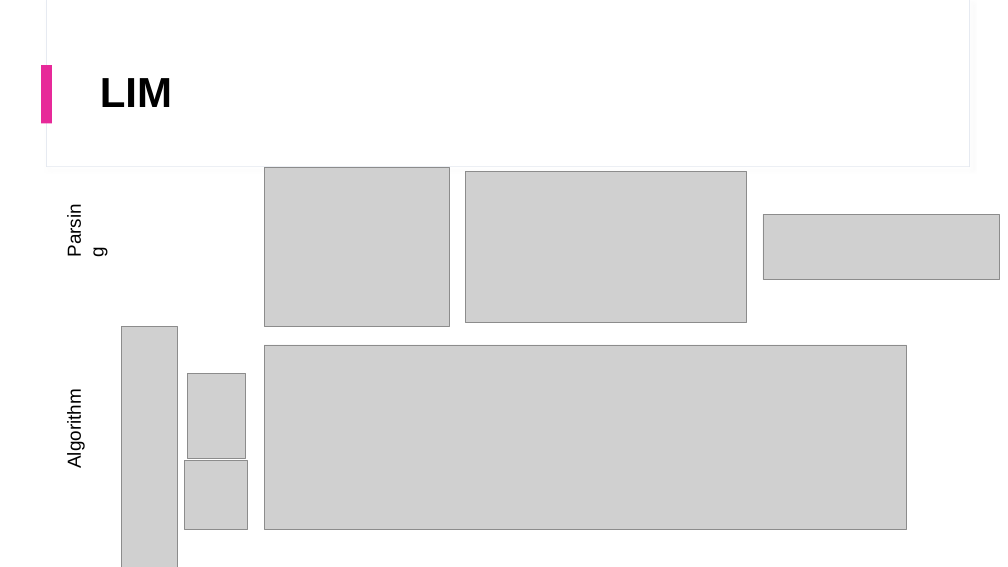
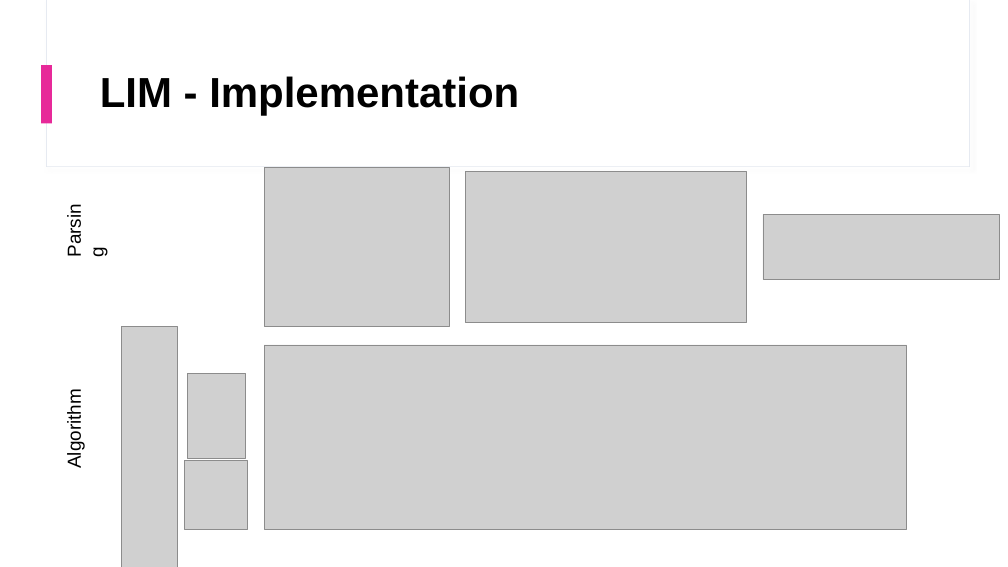
Before and after one commit to mguo5/ee537, a slide deck: slide 4 of HW3.pptx (slide 3 before the commit). Drawn at 1008x567 pixels with LibreOffice and Linux fonts; fonts in the diff are those of the drawing; grey boxes stand for pictures. Boxes give left, top, right and bottom in pixels: in the first picture for what was removed or moved away, otherwise in the second. Text is boxed around its words. In the diff, an @@ line names an element or a change of style, - is before the commit and + after.

Commit message:
jk now finished HW3.pptx

```diff
--- a/HW3.pptx
+++ b/HW3.pptx
@@ title at box(100, 76, 519, 116): text changed @@
-LIM
+LIM - Implementation
```
Also in this commit, not shown: 1 slide added, 2 other files.
